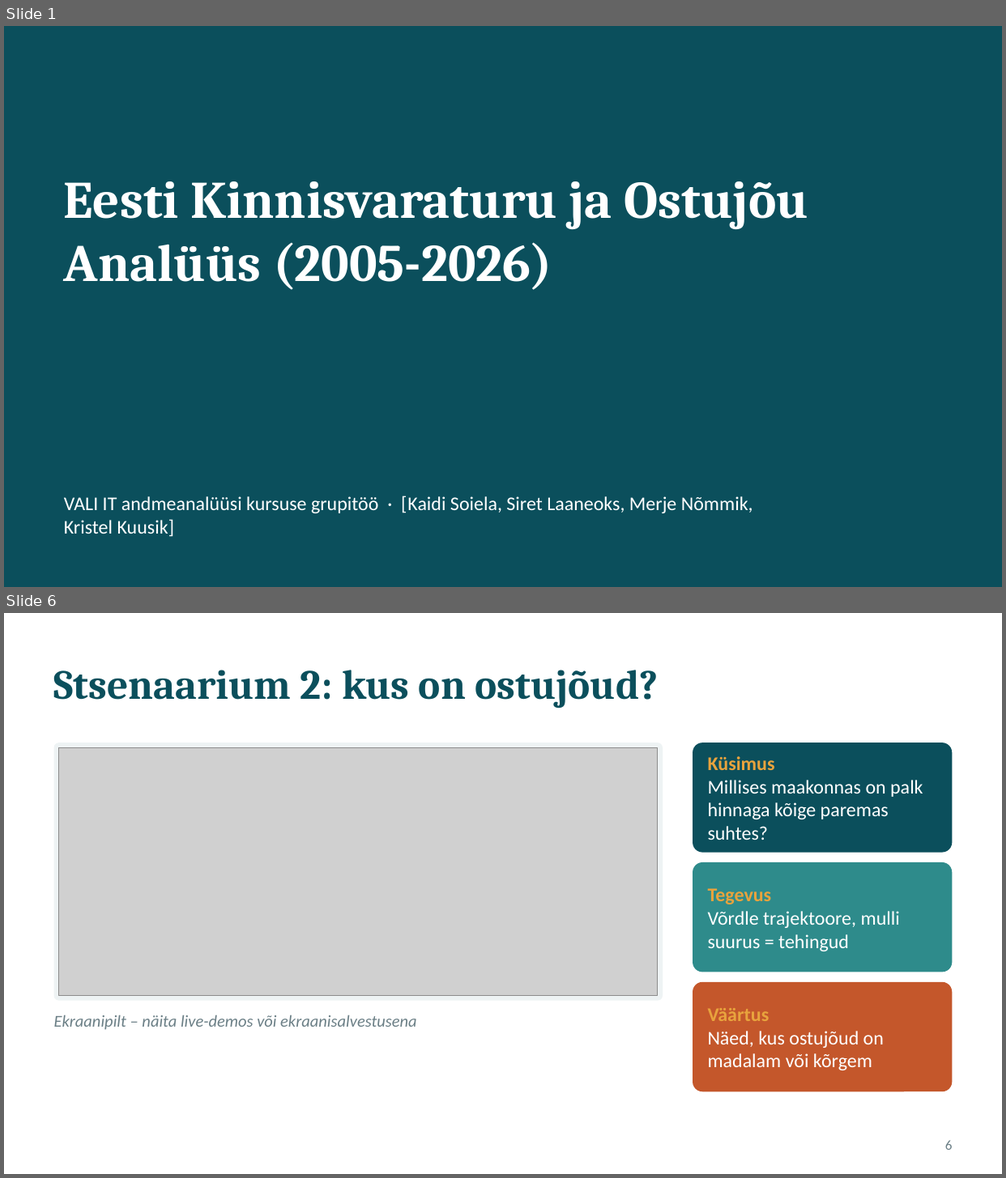
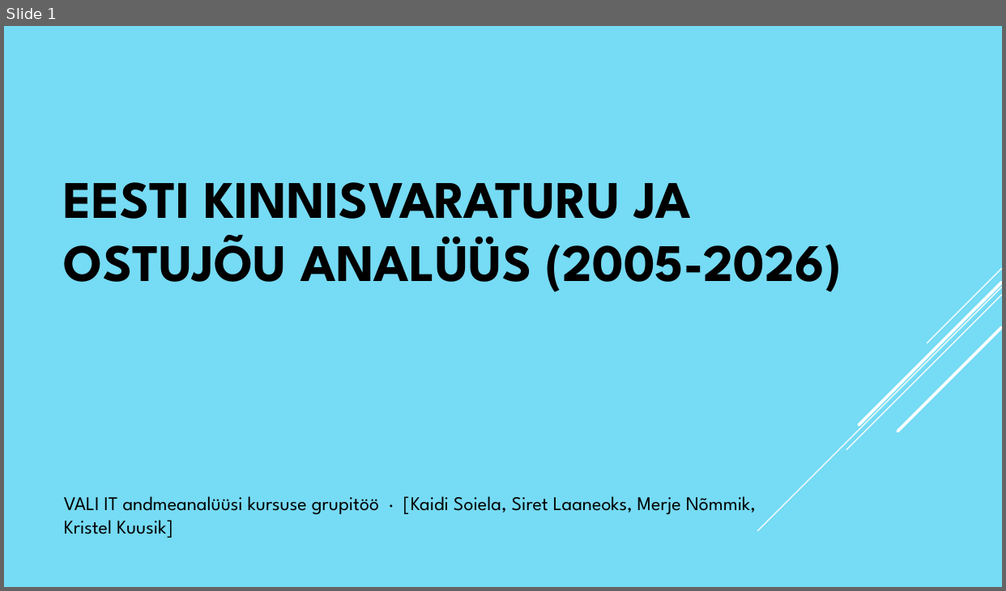
Before and after one commit to kaidisoiela/Grupitoo_kinnisvara, a slide deck: Eesti_kinnisvaraturu_ja_ostujõu_analüüs_esitlus.pptx. Shown one above the other, each under a label of ours: slides 1 and 6 before the commit, slide 1 after it; the slides between them are not shown. The pictures are 1006x1178 and 1006x591 pixels, drawn with LibreOffice and Linux fonts; fonts in the diff are those of the drawing; grey boxes stand for pictures. Boxes give left, top, right and bottom in pixels: in the first picture for what was removed or moved away, otherwise in the second. Text is boxed around its words. In the diff, an @@ line names an element or a change of style, - is before the commit and + after.

```diff
--- a/Eesti_kinnisvaraturu_ja_ostujõu_analüüs_esitlus.pptx
+++ b/Eesti_kinnisvaraturu_ja_ostujõu_analüüs_esitlus.pptx
@@ slide 6 removed at [4,613,1002,1174], background #FFFFFF @@
@@ title removed at [54,670,658,709] @@
-Stsenaarium 2: kus on ostujõud?
@@ rounded rectangle removed at [54,743,663,1001] @@
@@ picture removed at [59,747,658,996] @@
@@ rounded rectangle removed at [692,743,952,853] @@
@@ text removed at [708,756,923,840] @@
-Küsimus
-Millises maakonnas on palk hinnaga kõige paremas suhtes?
@@ rounded rectangle removed at [692,862,952,973] @@
@@ text removed at [708,888,900,952] @@
-Tegevus
-Võrdle trajektoore, mulli suurus = tehingud
@@ rounded rectangle removed at [692,982,952,1092] @@
@@ text removed at [54,1016,417,1030] @@
-Ekraanipilt – näita live-demos või ekraanisalvestusena
@@ text removed at [708,1008,884,1071] @@
-Väärtus
-Näed, kus ostujõud on madalam või kõrgem
@@ page number removed at [945,1140,953,1150] @@
-6
@@ slide 1 changed as well @@
@@ background #0B4F5C to #76DBF4 @@
@@ title at [64,182,842,292]: text changed; font Cambria to League Spartan; text colour #FFFFFF to #000000 @@
-Eesti Kinnisvaraturu ja Ostujõu Analüüs (2005-2026)
+EESTI KINNISVARATURU JA OSTUJÕU ANALÜÜS (2005-2026)
@@ group added at [757,268,1002,531]: 5 lines @@
@@ text "VALI IT andmeanalüüsi kursuse grupitöö ..." at [64,497,756,538]: font Calibri to League Spartan, text colour #FFFFFF to #000000 @@
```
Also in this commit, not shown: 6 other slides changed, 1 slide added, 1 other slide removed.
